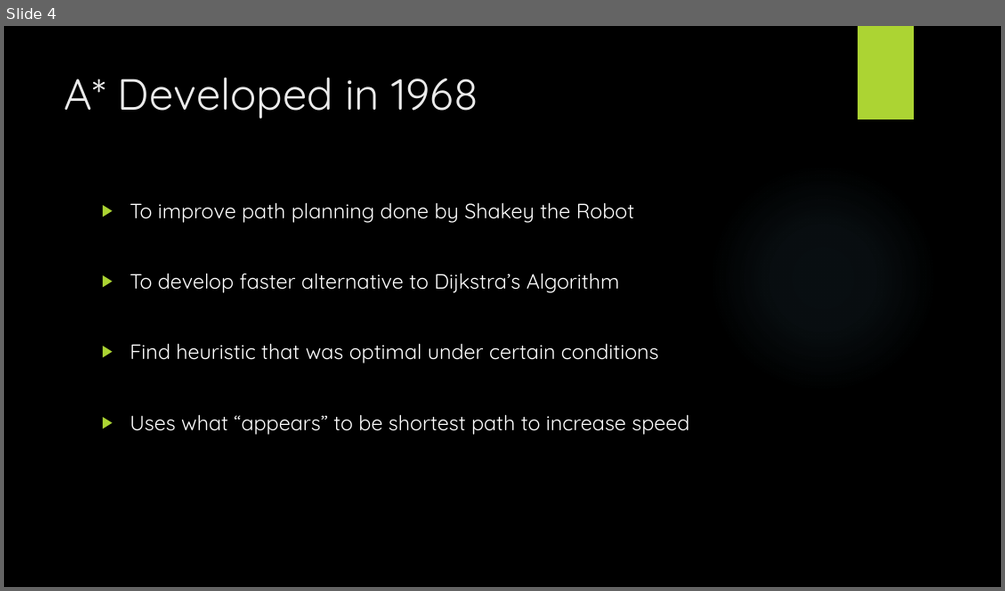
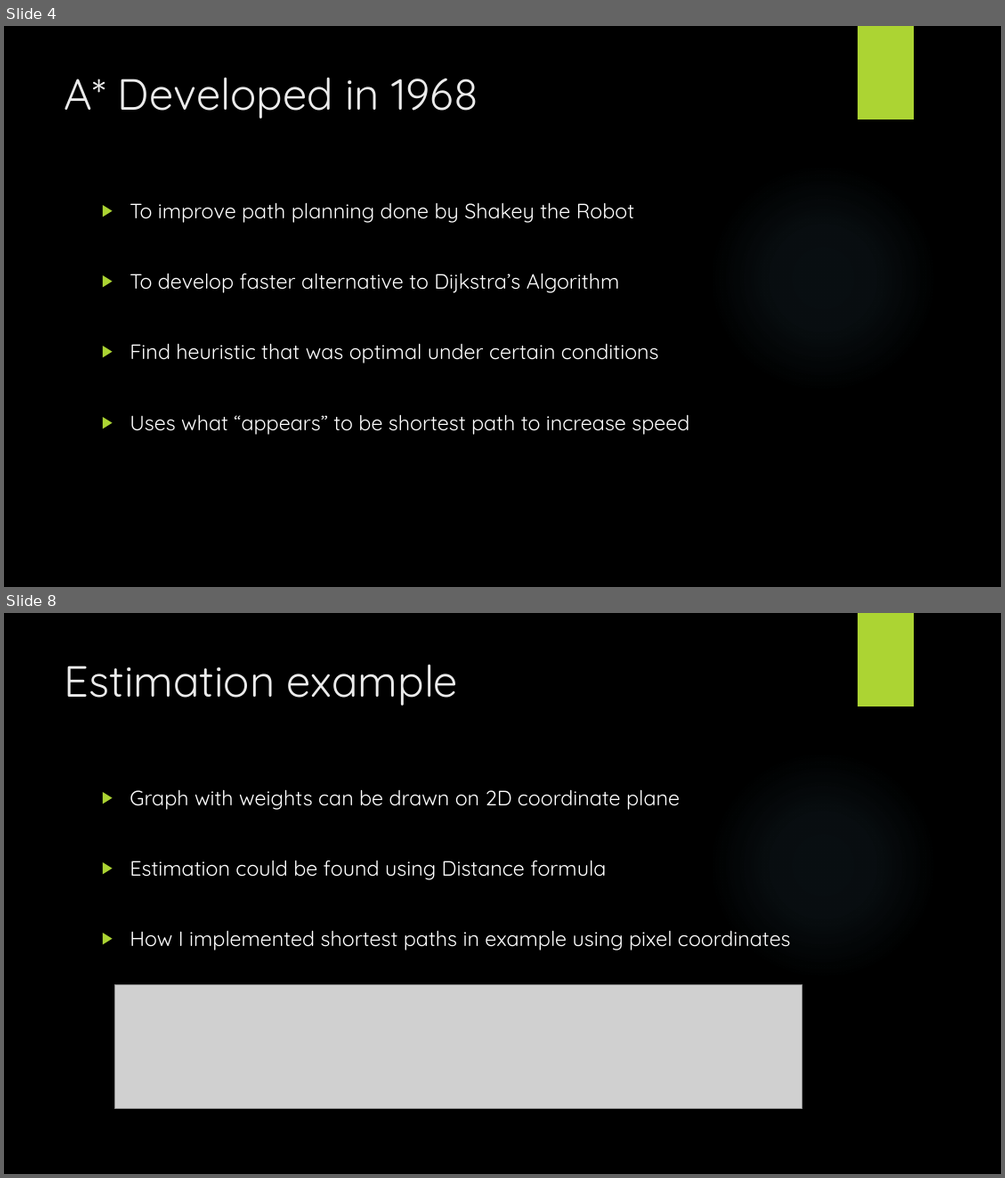
Before and after one commit to StevenPG/GraphTheoryProject2016, a slide deck: Documents/GraphTheoryPresentation.pptx. Shown one above the other, each under a label of ours: slide 4 before the commit, slides 4 and 8 after it; the slides between them are not shown. The pictures are 1005x591 and 1005x1178 pixels, drawn with LibreOffice and Linux fonts; fonts in the diff are those of the drawing; grey boxes stand for pictures; background and template pictures are left out. Boxes give left, top, right and bottom in pixels: in the first picture for what was removed or moved away, otherwise in the second. Text is boxed around its words. In the diff, an @@ line names an element or a change of style, - is before the commit and + after.

```diff
--- a/Documents/GraphTheoryPresentation.pptx
+++ b/Documents/GraphTheoryPresentation.pptx
@@ slide 8 added at box(4, 613, 1001, 1174), background picture (left out); not listed: 2 template elements that a slide beside it also shows @@
@@ title added at box(65, 664, 458, 706), 42 pt, text #EBEBEB @@
+Estimation example
@@ text added at box(129, 789, 791, 950), 20 pt, text #FFFFFF @@
+▶ Graph with weights can be drawn on 2D coordinate plane
+▶ Estimation could be found using Distance formula
+▶ How I implemented shortest paths in example using pixel coordinates
@@ picture added at box(114, 985, 802, 1109) @@
```
Also in this commit, not shown: 2 slides changed, 6 other slides added, 2 other files.
